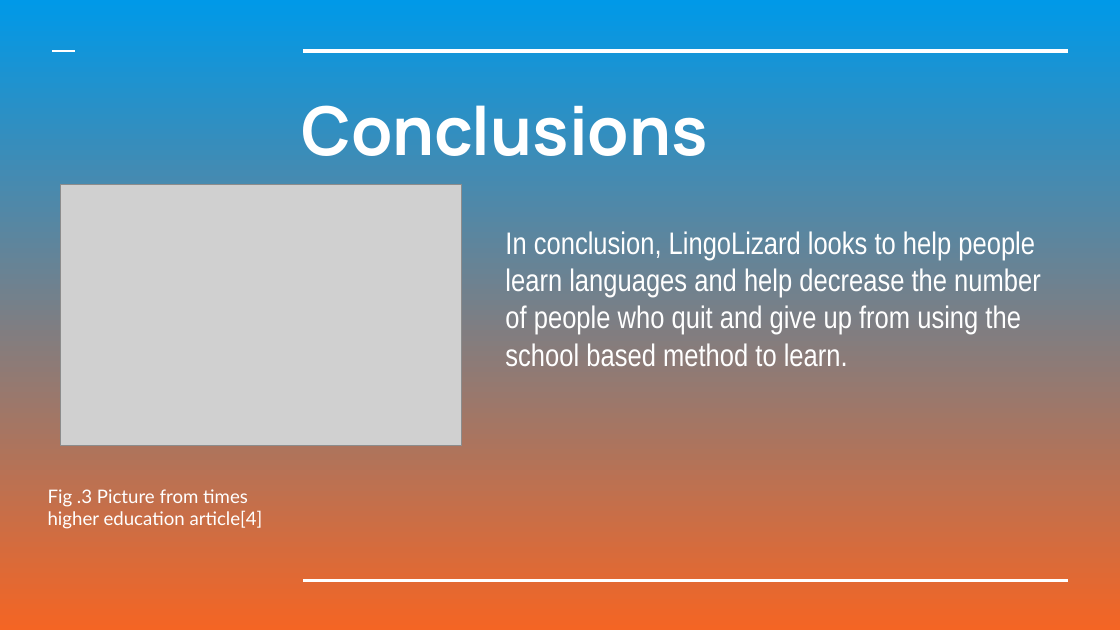
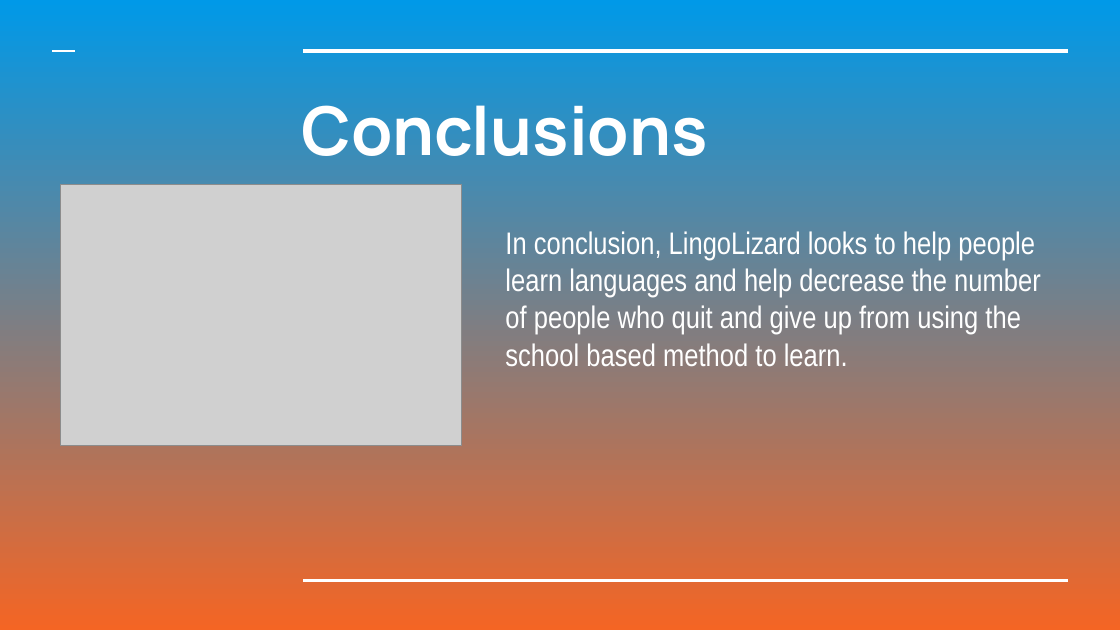
Before and after one commit to mjc136/4thYearProject, a slide deck: slide 11 of IterationZero/LingoLizard.pptx (slide 7 before the commit). Drawn at 1120x630 pixels with LibreOffice and Linux fonts; fonts in the diff are those of the drawing; grey boxes stand for pictures. Boxes give left, top, right and bottom in pixels: in the first picture for what was removed or moved away, otherwise in the second. Text is boxed around its words. In the diff, an @@ line names an element or a change of style, - is before the commit and + after.

```diff
--- a/IterationZero/LingoLizard.pptx
+++ b/IterationZero/LingoLizard.pptx
@@ text removed at [48, 489, 263, 529] @@
-Fig .3 Picture from times higher education article[4]
```
Also in this commit, not shown: 6 other slides changed, 5 slides added, 1 slide removed, 2 other files.
